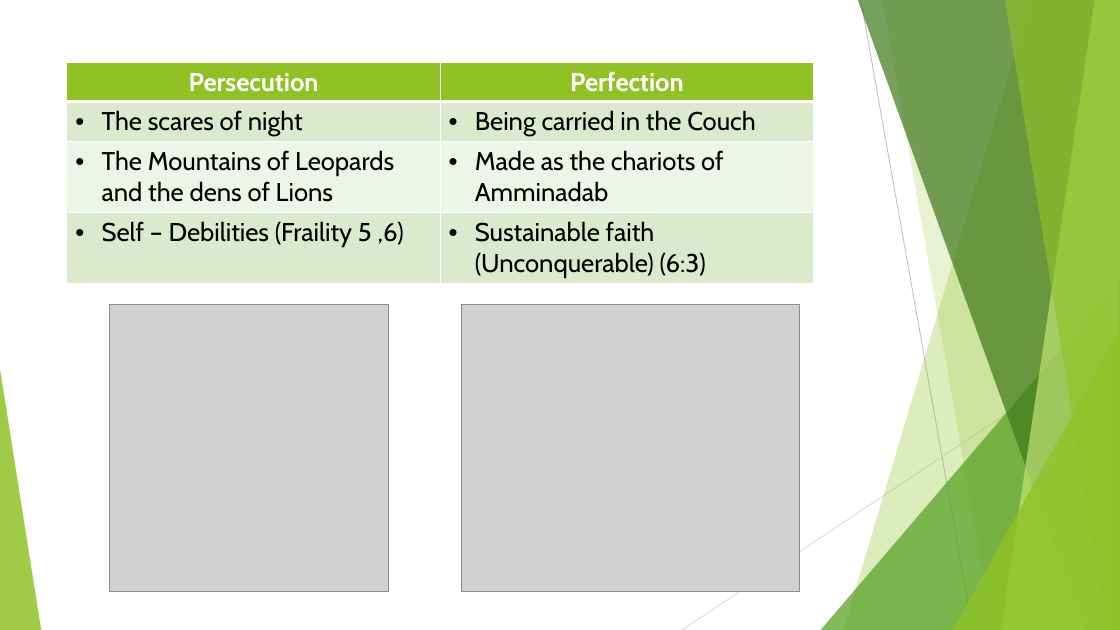
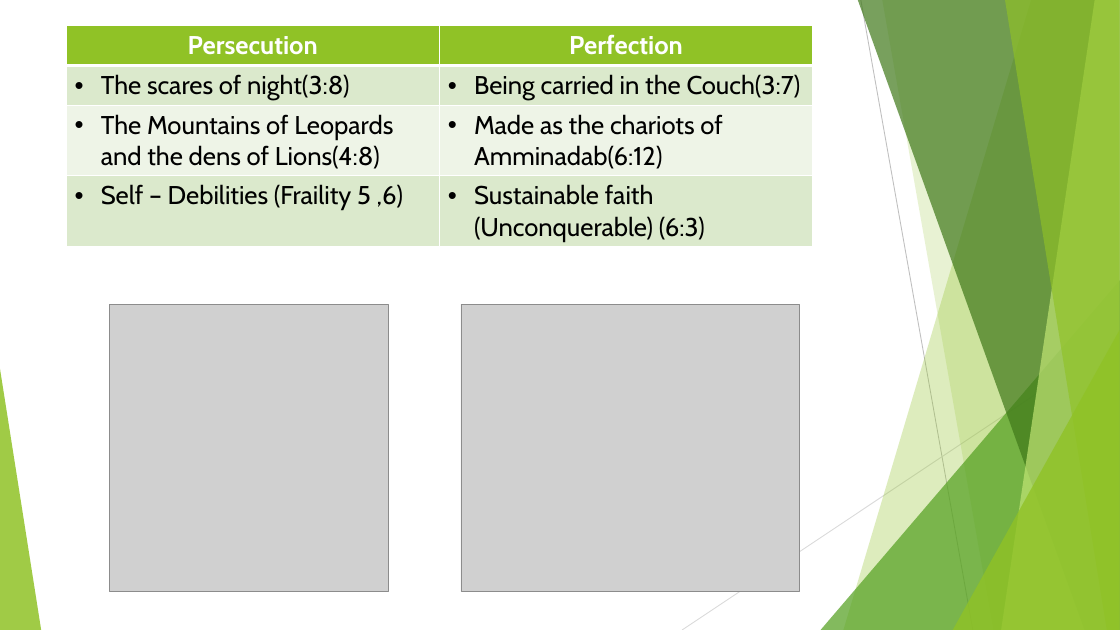
Before and after one commit to GOVARTHANAN123/Time, a slide deck: slide 5 of Singapore presentation_chapter3.pptx. Drawn at 1120x630 pixels with LibreOffice and Linux fonts; fonts in the diff are those of the drawing; grey boxes stand for pictures. Boxes give left, top, right and bottom in pixels: in the first picture for what was removed or moved away, otherwise in the second. Text is boxed around its words. In the diff, an @@ line names an element or a change of style, - is before the commit and + after.

```diff
--- a/Singapore presentation_chapter3.pptx
+++ b/Singapore presentation_chapter3.pptx
@@ table at (66,26,812,276) @@
-row 2, column 1: The scares of night
+row 2, column 1: The scares of night(3:8)
-row 2, column 2: Being carried in the Couch
+row 2, column 2: Being carried in the Couch(3:7)
-row 3, column 1: The Mountains of Leopards and the dens of Lions
+row 3, column 1: The Mountains of Leopards and the dens of Lions(4:8)
-row 3, column 2: Made as the chariots of Amminadab
+row 3, column 2: Made as the chariots of Amminadab(6:12)
@@ table: place and size @@
-table at (67,62,813,282)
+table at (66,26,812,276)
```
Also in this commit, not shown: 4 other slides changed.
